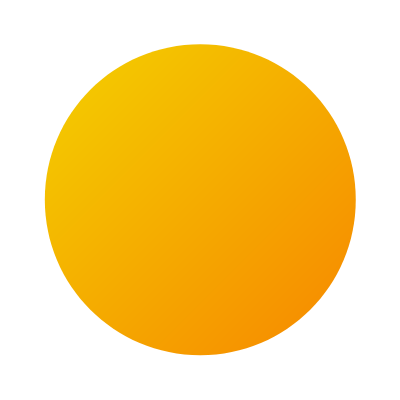
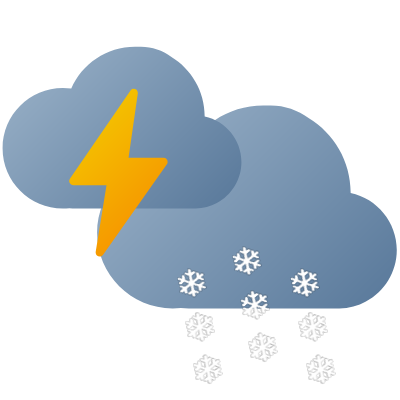
Before/after of a 400x400 layered artwork. What changed in the layer stack:
added group "snow_hail" (1st of 4) with 9 layers above "snow small" over [left=177, top=246, right=336, bottom=384]
added layer "snow_hail copy 6" in group "snow_hail" over [left=185, top=312, right=215, bottom=342]
added layer "snow_hail copy 5" in group "snow_hail" over [left=177, top=268, right=207, bottom=298]
added layer "snow_hail copy 4" in group "snow_hail" over [left=193, top=354, right=223, bottom=384]
added layer "snow_hail copy 3" in group "snow_hail" over [left=240, top=290, right=270, bottom=320]
added layer "snow_hail copy 2" in group "snow_hail" over [left=232, top=246, right=262, bottom=276]
added layer "snow_hail copy" in group "snow_hail" over [left=248, top=332, right=278, bottom=362]
added layer "snow_hail" (2nd of 4, in "snow_hail") in group "snow_hail" over [left=298, top=312, right=328, bottom=342]
added layer "snow_hail" (3rd of 4, in "snow_hail") in group "snow_hail" over [left=290, top=268, right=320, bottom=298]
added layer "snow_hail" (4th of 4, in "snow_hail") in group "snow_hail" over [left=306, top=354, right=336, bottom=384]
